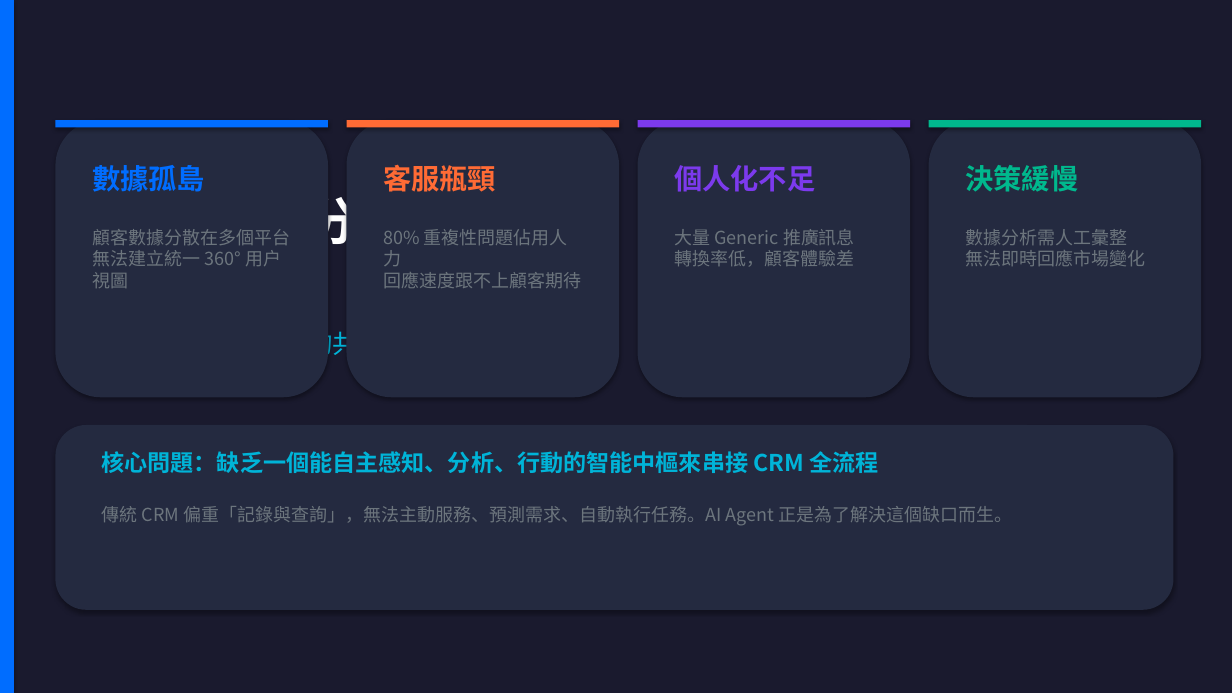
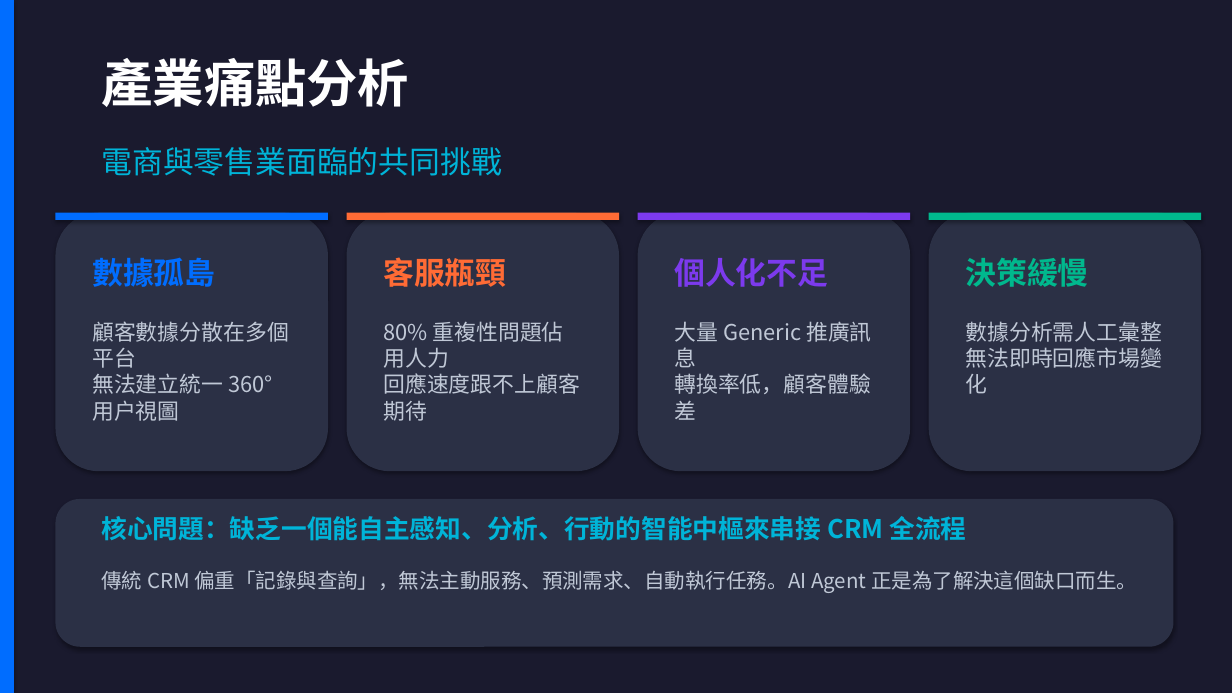
Before and after one commit to paul03050/pptx_test, a slide deck: slide 3 of AI_Agent_CRM_數位轉型方案.pptx. Drawn at 1232x693 pixels with LibreOffice and Linux fonts; fonts in the diff are those of the drawing. Boxes give left, top, right and bottom in pixels: in the first picture for what was removed or moved away, otherwise in the second. Text is boxed around its words. In the diff, an @@ line names an element or a change of style, - is before the commit and + after.

```diff
--- a/AI_Agent_CRM_數位轉型方案.pptx
+++ b/AI_Agent_CRM_數位轉型方案.pptx
@@ text "產業痛點分析" rewrapped from <box>101,188,409,253</box> to <box>101,58,409,107</box> @@
@@ text "電商與零售業面臨的共同挑戰": place and size @@
-text "電商與零售業面臨的共同挑戰" at <box>101,332,435,355</box>
+text "電商與零售業面臨的共同挑戰" at <box>101,147,501,176</box>
@@ text "電商與零售業面臨的共同挑戰" at <box>101,147,501,176</box>: size 20 to 24 pt @@
@@ rounded rectangle: place and size @@
-rounded rectangle at <box>55,120,328,397</box>
+rounded rectangle at <box>55,213,328,471</box>
@@ rounded rectangle: place and size @@
-rounded rectangle at <box>347,120,619,397</box>
+rounded rectangle at <box>347,213,619,471</box>
@@ 4 texts, 4 rectangles: place and size @@
-4 texts, 4 rectangles at <box>55,120,1202,192</box>
+4 texts, 4 rectangles at <box>55,213,1202,287</box>
@@ rounded rectangle: place and size @@
-rounded rectangle at <box>638,120,910,397</box>
+rounded rectangle at <box>638,213,910,471</box>
@@ fill #242A40 to #2B3045 in 5 elements at <box>55,499,1174,647</box>, <box>55,213,328,471</box>, <box>347,213,619,471</box>, <box>638,213,910,471</box>, <box>929,213,1202,471</box> @@
@@ rounded rectangle: place and size @@
-rounded rectangle at <box>929,120,1202,397</box>
+rounded rectangle at <box>929,213,1202,471</box>
@@ size 22 to 24 pt in 4 elements at <box>674,258,828,287</box>, <box>92,257,215,287</box>, <box>383,257,506,287</box>, <box>965,258,1088,287</box> @@
@@ text "顧客數據分散在多個平台 無法建立統一 360° 用戶視圖": place and size @@
-text "顧客數據分散在多個平台 無法建立統一 360° 用戶視圖" at <box>92,229,290,288</box>
+text "顧客數據分散在多個平台 無法建立統一 360° 用戶視圖" at <box>92,321,289,421</box>
@@ text "80% 重複性問題佔用人力 回應速度跟不上顧客期待": place and size @@
-text "80% 重複性問題佔用人力 回應速度跟不上顧客期待" at <box>383,229,581,288</box>
+text "80% 重複性問題佔用人力 回應速度跟不上顧客期待" at <box>383,321,580,421</box>
@@ text "大量 Generic 推廣訊息 轉換率低，顧客體驗差": place and size @@
-text "大量 Generic 推廣訊息 轉換率低，顧客體驗差" at <box>674,229,855,267</box>
+text "大量 Generic 推廣訊息 轉換率低，顧客體驗差" at <box>674,321,872,420</box>
@@ size 14 to 17 pt, text colour #6C757D to #C0C8D6 in 4 elements at <box>92,321,289,421</box>, <box>383,321,580,421</box>, <box>674,321,872,420</box>, <box>965,321,1162,394</box> @@
@@ text "數據分析需人工彙整 無法即時回應市場變化": place and size @@
-text "數據分析需人工彙整 無法即時回應市場變化" at <box>965,229,1145,266</box>
+text "數據分析需人工彙整 無法即時回應市場變化" at <box>965,321,1162,394</box>
@@ rounded rectangle: place and size @@
-rounded rectangle at <box>55,425,1174,610</box>
+rounded rectangle at <box>55,499,1174,647</box>
@@ text "核心問題：缺乏一個能自主感知、分析、行動的智能中樞來串接 CRM 全流程": place and size @@
-text "核心問題：缺乏一個能自主感知、分析、行動的智能中樞來串接 CRM 全流程" at <box>101,451,878,473</box>
+text "核心問題：缺乏一個能自主感知、分析、行動的智能中樞來串接 CRM 全流程" at <box>101,516,967,541</box>
@@ text "核心問題：缺乏一個能自主感知、分析、行動的智能中樞來串接 CRM 全流程" at <box>101,516,967,541</box>: size 18 to 20 pt @@
@@ text "傳統 CRM 偏重「記錄與查詢」，無法主動服務、預測需求、自動執行任務。AI Agent 正是為了解決這個缺口而生。": place and size @@
-text "傳統 CRM 偏重「記錄與查詢」，無法主動服務、預測需求、自動執行任務。AI Agent 正是為了解決這個缺口而生。" at <box>101,506,1013,525</box>
+text "傳統 CRM 偏重「記錄與查詢」，無法主動服務、預測需求、自動執行任務。AI Agent 正是為了解決這個缺口而生。" at <box>101,570,1137,593</box>
@@ text "傳統 CRM 偏重「記錄與查詢」，無法主動服務、預測需求、自動執行任務。AI Agent 正是為了解決這個缺口而生。" at <box>101,570,1137,593</box>: size 14 to 16 pt, text colour #6C757D to #C0C8D6 @@
```
Also in this commit, not shown: 11 other slides changed, 2 other files.
